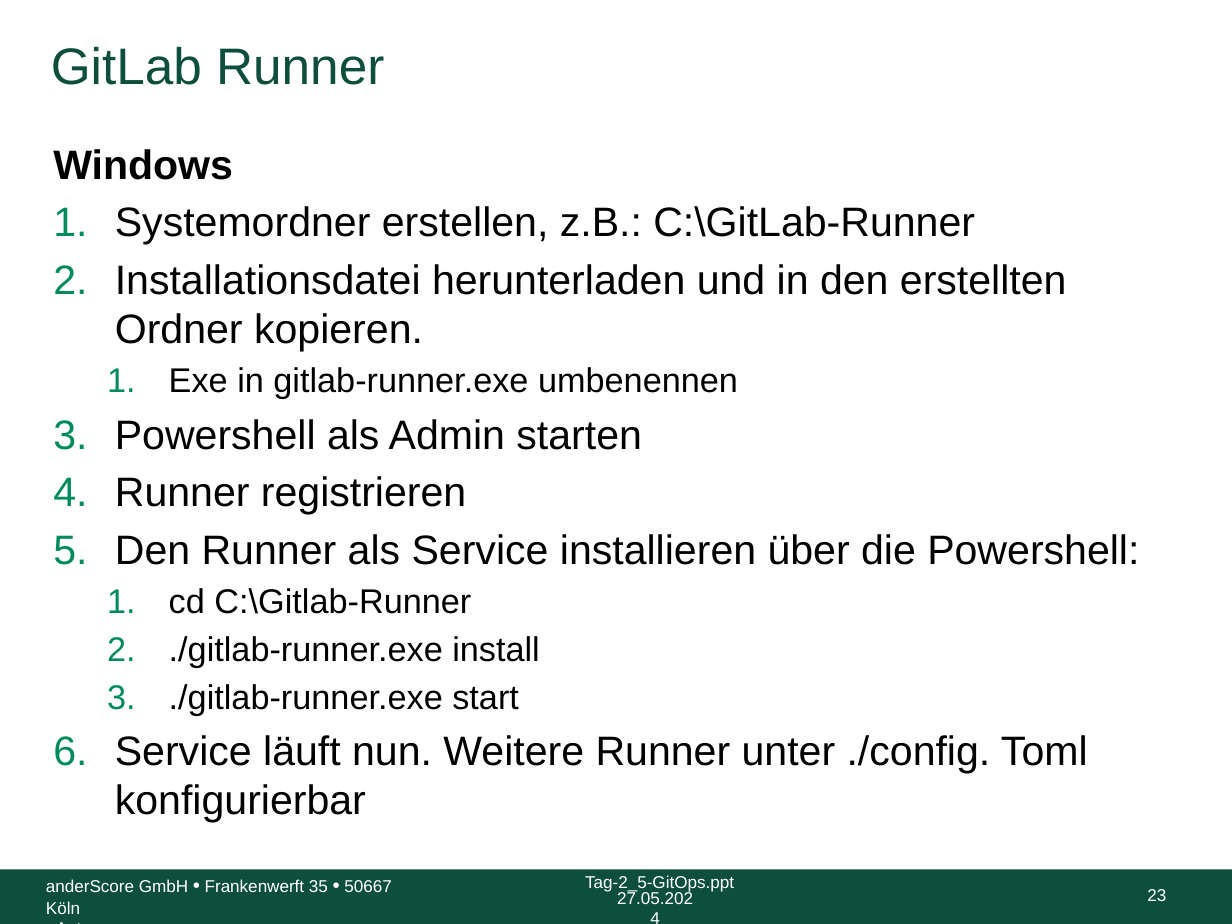
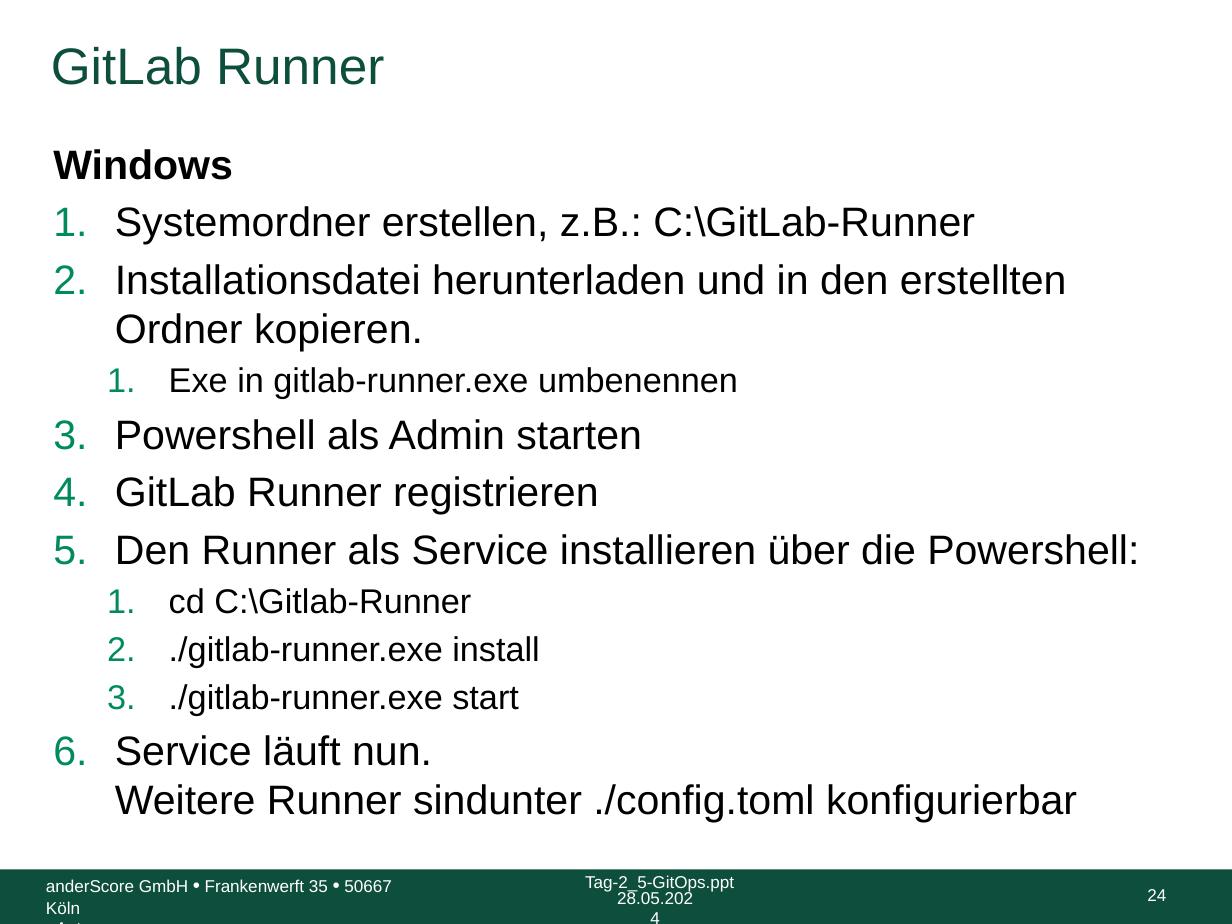
Before and after one commit to anderscore-gmbh/gitlab, a slide deck: slide 24 of slides/Tag-3_2-GitLab-Runner-Container-Registry.pptx (slide 23 before the commit). Drawn at 1232x924 pixels with LibreOffice and Linux fonts; fonts in the diff are those of the drawing; background and template pictures are left out. Boxes give left, top, right and bottom in pixels: in the first picture for what was removed or moved away, otherwise in the second. Text is boxed around its words. In the diff, an @@ line names an element or a change of style, - is before the commit and + after.

```diff
--- a/slides/Tag-3_2-GitLab-Runner-Container-Registry.pptx
+++ b/slides/Tag-3_2-GitLab-Runner-Container-Registry.pptx
@@ text at (115, 476, 598, 514): text changed @@
-4. Runner registrieren
+4. GitLab Runner registrieren
@@ text at (115, 735, 1077, 822): text changed @@
-6. Service läuft nun. Weitere Runner unter ./config. Toml konfigurierbar
+6. Service läuft nun.
+   Weitere Runner sindunter ./config.toml konfigurierbar
@@ text at (617, 890, 693, 904): text changed @@
-27.05.2024
+28.05.2024
@@ page number at (1147, 889, 1166, 901): text changed @@
-23
+24
```
Also in this commit, not shown: 27 other slides changed, 8 slides added, 1 other file.
